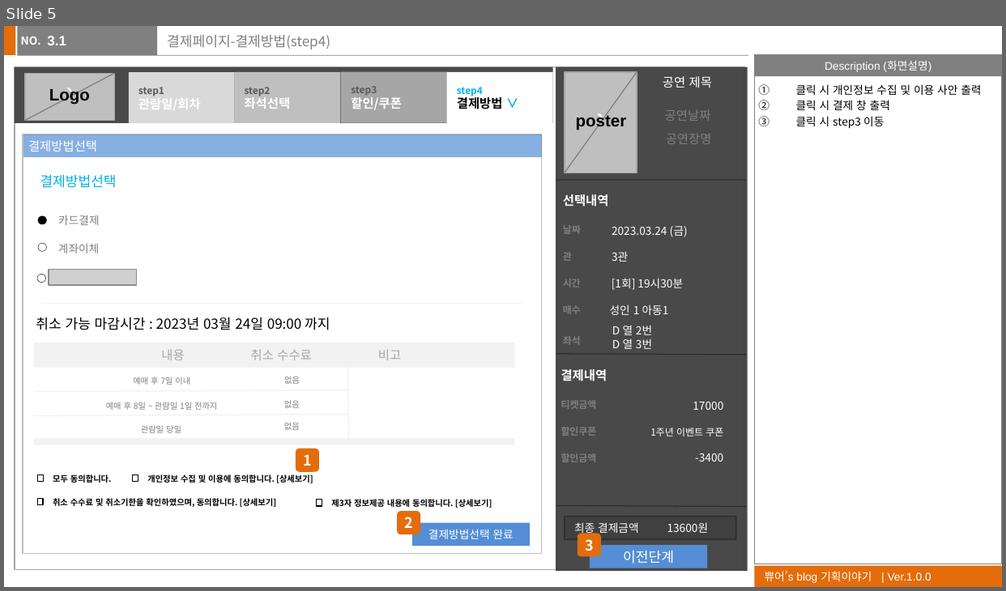
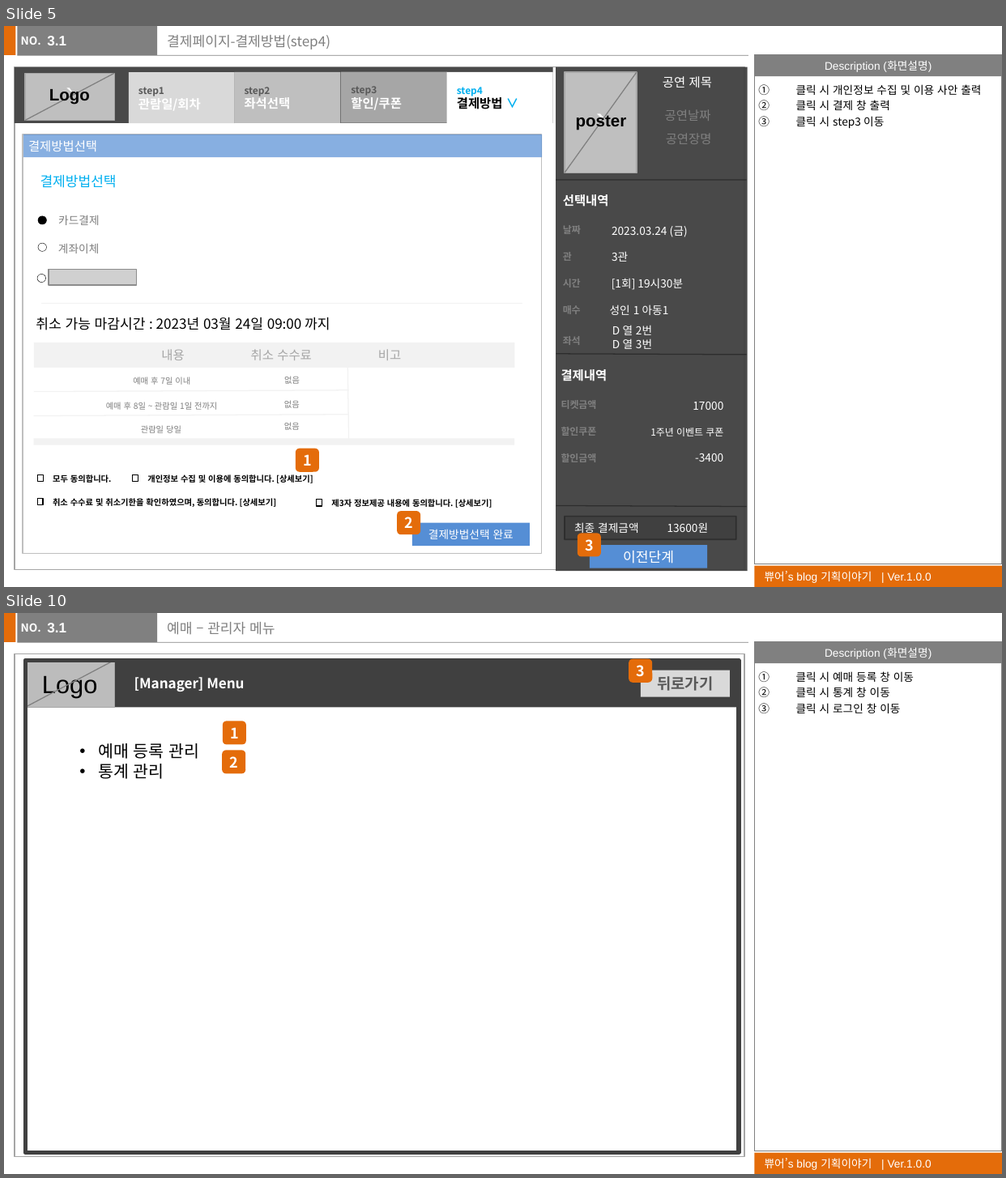
Before and after one commit to kwonjinbeom/StudyCode, a slide deck: jb/프로젝트/스토리보드/스토리보드_권진범.pptx. Shown one above the other, each under a label of ours: slide 5 before the commit, slides 5 and 10 after it; the slides between them are not shown. The pictures are 1006x591 and 1006x1178 pixels, drawn with LibreOffice and Linux fonts; fonts in the diff are those of the drawing; grey boxes stand for pictures; background and template pictures are left out. Boxes give left, top, right and bottom in pixels: in the first picture for what was removed or moved away, otherwise in the second. Text is boxed around its words. In the diff, an @@ line names an element or a change of style, - is before the commit and + after.

```diff
--- a/jb/프로젝트/스토리보드/스토리보드_권진범.pptx
+++ b/jb/프로젝트/스토리보드/스토리보드_권진범.pptx
@@ slide 10 added at [4,613,1002,1174], background #FFFFFF; not listed: 7 template elements that a slide beside it also shows @@
@@ text added at [47,623,66,632], 10 pt, text #FFFFFF, bold @@
+3.1
@@ title added at [167,622,275,635], 10 pt, text #808080 @@
+예매 – 관리자 메뉴
@@ rectangle added at [14,654,744,1157], fill #FFFFFF at 70% opacity, outline #A6A6A6 0.75 pt @@
@@ rectangle added at [25,660,739,707], fill #404040 @@
@@ rectangle added at [25,660,114,707], fill #F2F2F2 at 70% opacity, outline #A6A6A6 0.75 pt, 18 pt, text #000000 @@
+Logo
@@ line added from (115, 660) to (25, 708), #808080 0.75 pt @@
@@ rectangle added at [25,660,739,1153], outline #404040 3 pt @@
@@ rounded rectangle added at [629,659,653,683], fill #E46C0A, 10.5 pt, text #FFFFFF, bold @@
+3
@@ text added at [134,677,244,692], 10 pt, text #FFFFFF, bold @@
+[Manager] Menu
@@ rectangle added at [641,670,730,696], fill #D9D9D9, 11 pt, text #595959, bold @@
+뒤로가기
@@ text added at [796,671,914,713], 8 pt, text #000000 @@
+1. 클릭 시 예매 등록 창 이동
+2. 클릭 시 통계 창 이동
+3. 클릭 시 로그인 창 이동
@@ rounded rectangle added at [223,721,246,745], fill #E46C0A, 10.5 pt, text #FFFFFF, bold @@
+1
@@ text added at [98,743,199,779], 12 pt, text #000000 @@
+• 예매 등록 관리
+• 통계 관리
@@ rounded rectangle added at [222,750,245,773], fill #E46C0A, 10.5 pt, text #FFFFFF, bold @@
+2
```
Also in this commit, not shown: 2 slides changed, 4 other slides added, 1 slide removed, 28 other files.
